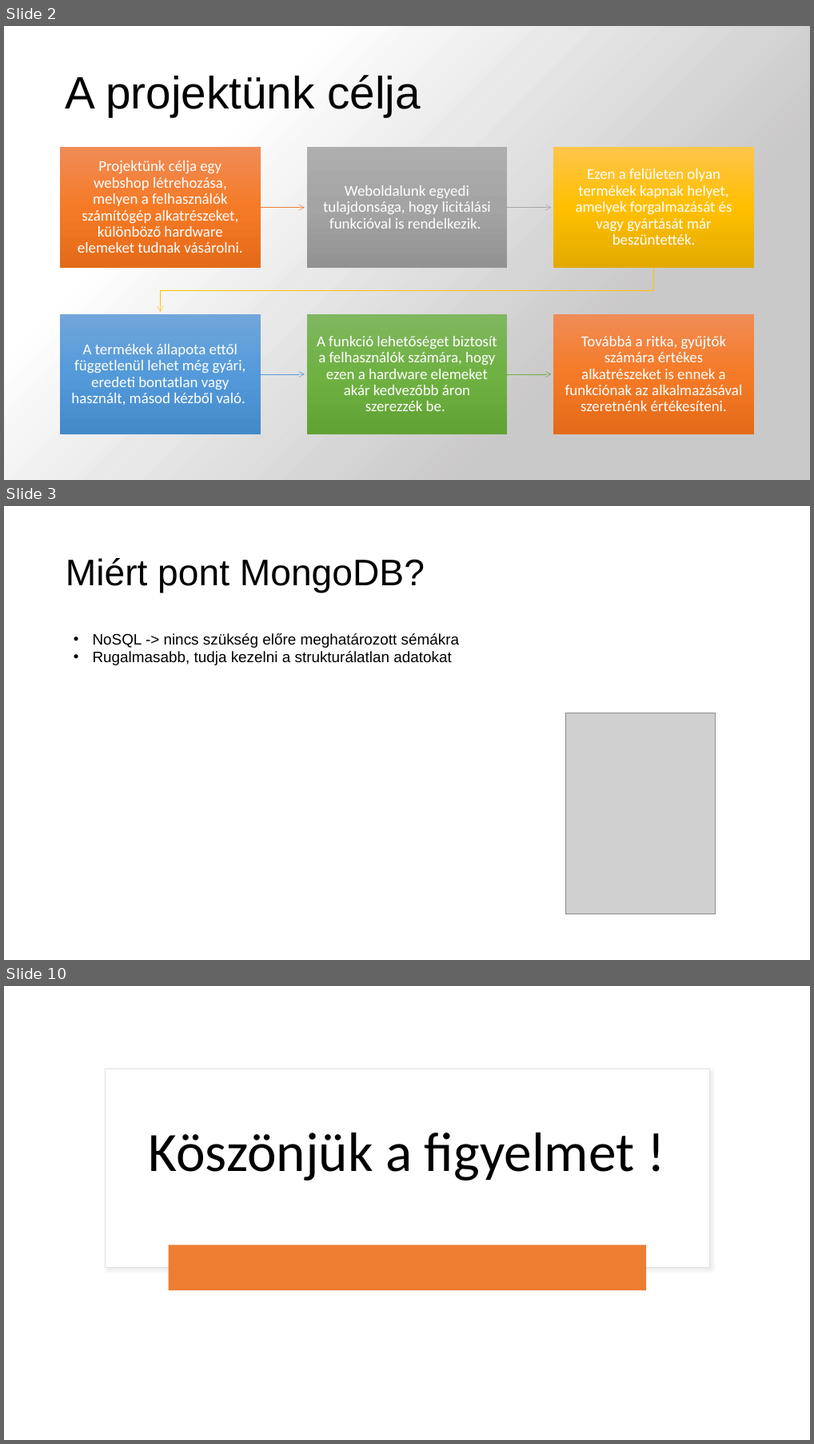
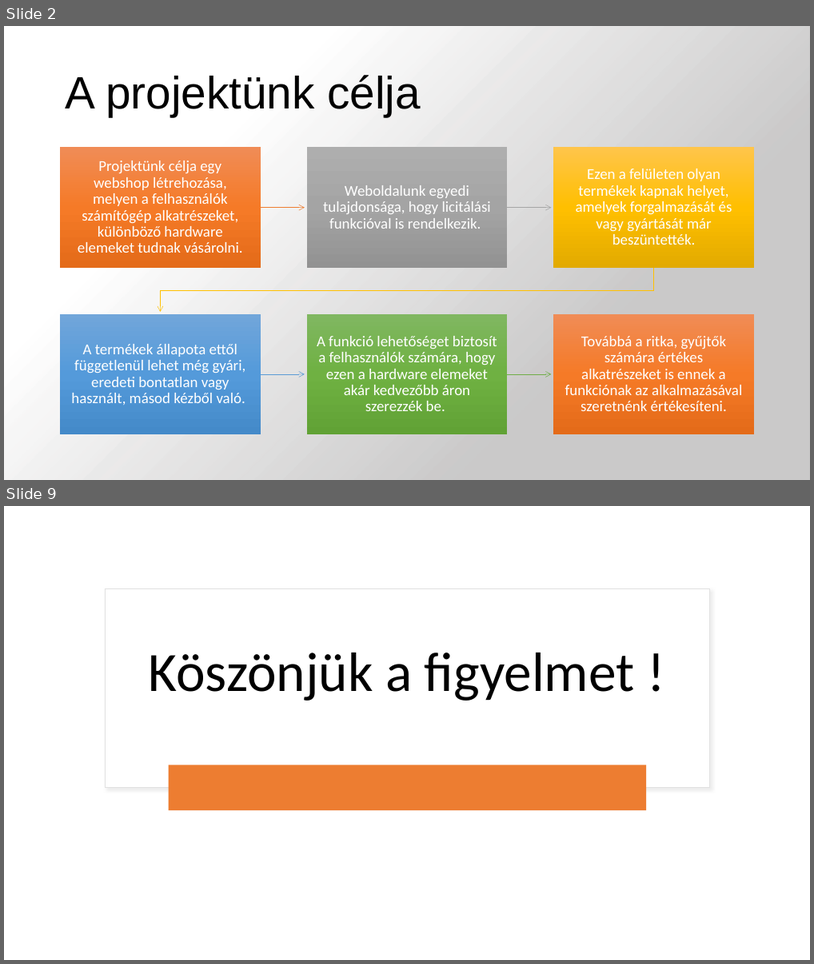
Before and after one commit to SzigetvariMark/pcweb, a slide deck: Bemutato.pptx. Shown one above the other, each under a label of ours: slides 2, 3 and 10 before the commit, slides 2 and 9 after it; the slides between them are not shown. The pictures are 814x1444 and 814x964 pixels, drawn with LibreOffice and Linux fonts; fonts in the diff are those of the drawing; grey boxes stand for pictures; background and template pictures are left out; a plain dark background stands for a picture behind light text. Boxes give left, top, right and bottom in pixels: in the first picture for what was removed or moved away, otherwise in the second. Text is boxed around its words. In the diff, an @@ line names an element or a change of style, - is before the commit and + after.

```diff
--- a/Bemutato.pptx
+++ b/Bemutato.pptx
@@ slide 3 removed at [4, 506, 810, 960], background #FFFFFF @@
@@ title removed at [66, 558, 425, 593] @@
-Miért pont MongoDB?
@@ text removed at [93, 633, 459, 665] @@
-• NoSQL -> nincs szükség előre meghatározott sémákra
-• Rugalmasabb, tudja kezelni a strukturálatlan adatokat
@@ picture removed at [566, 712, 716, 914] @@
@@ what was slide 10 is now slide 9 @@
```
Also in this commit, not shown: 1 slide changed, 1 slide added, 1 other slide removed.
